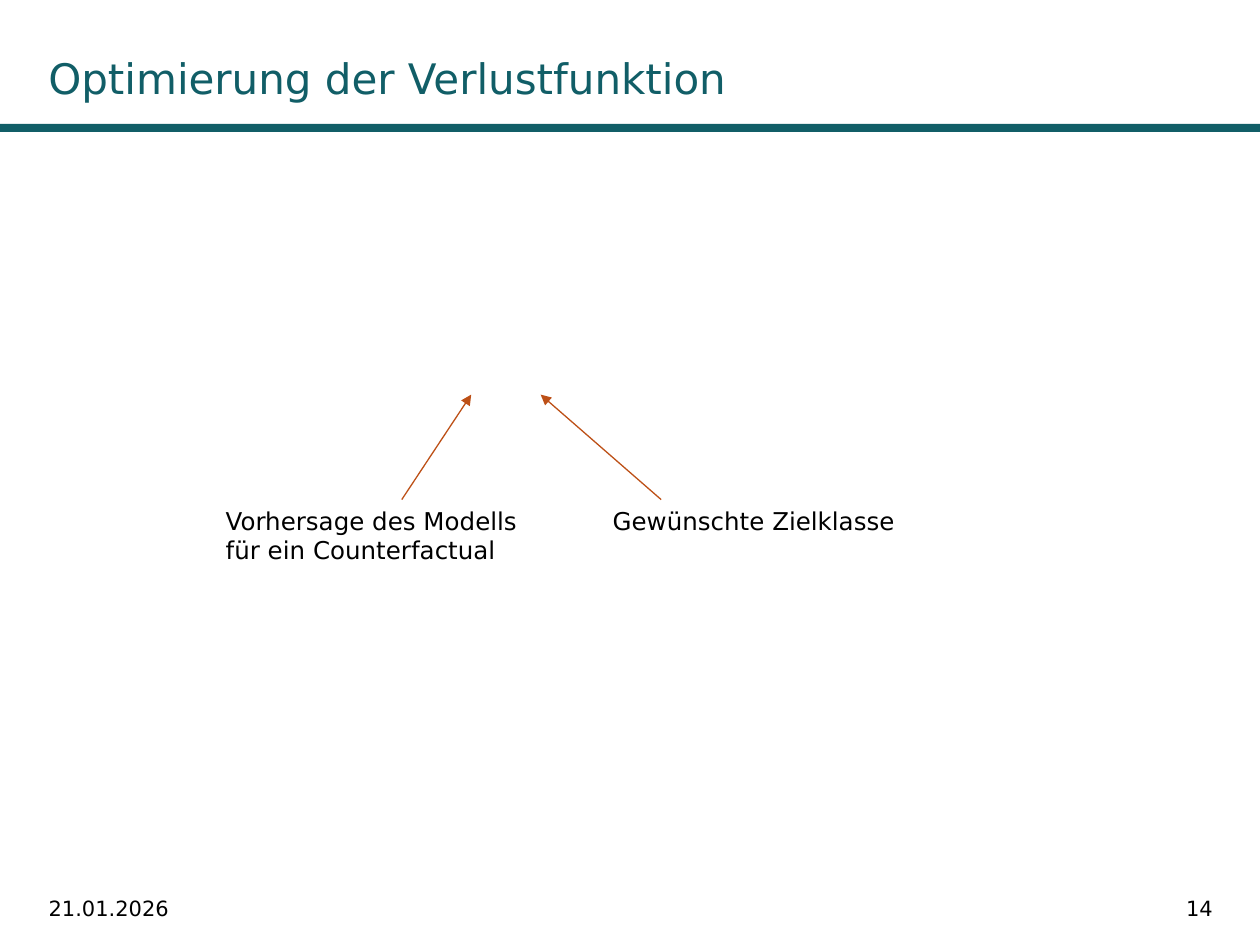
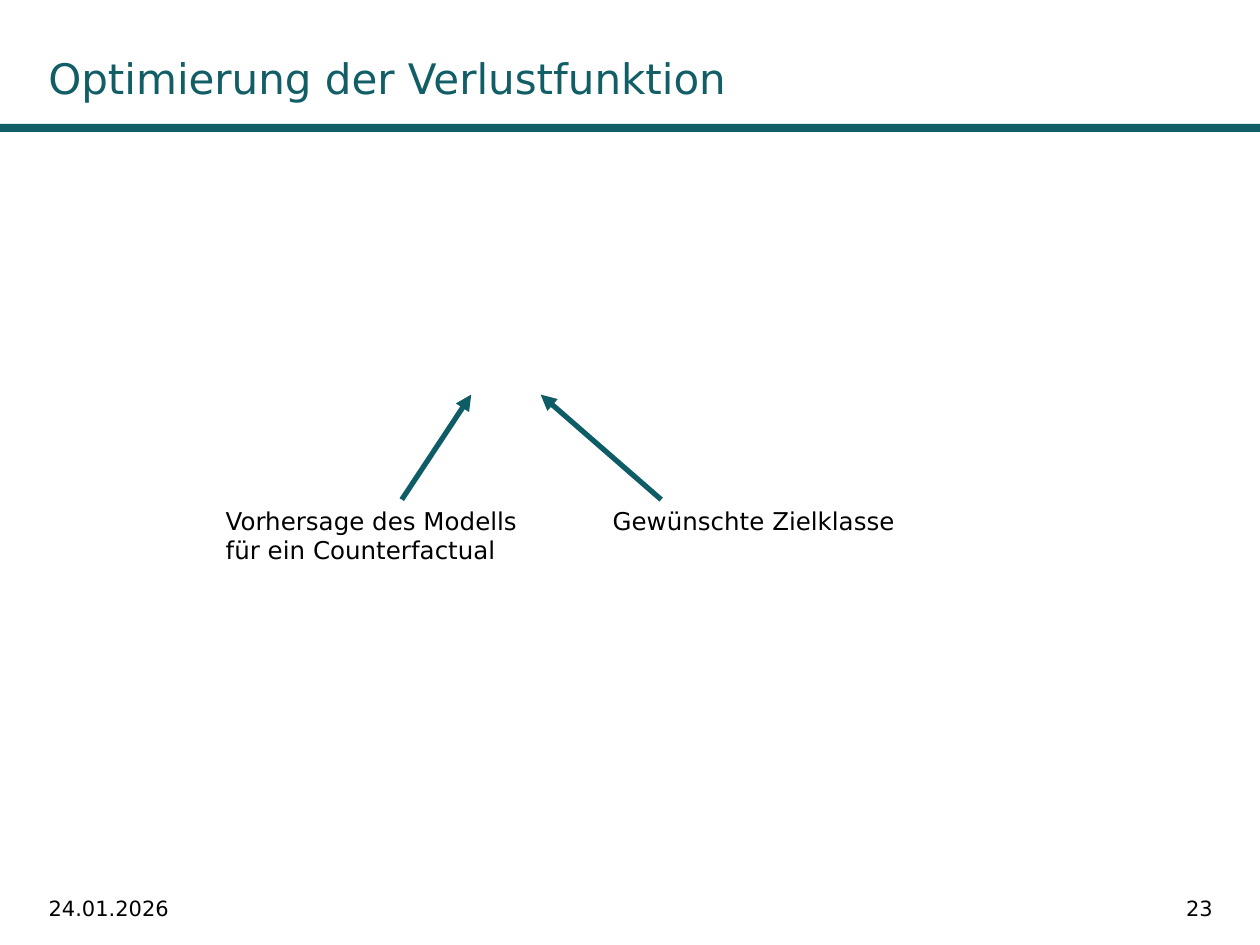
Before and after one commit to fabiw98/Seminar_DICE, a slide deck: slide 23 of Präsentation/DiCE_PowerPoint.potx (slide 14 before the commit). Drawn at 1260x945 pixels with LibreOffice and Linux fonts; fonts in the diff are those of the drawing; grey boxes stand for pictures; background and template pictures are left out. Boxes give left, top, right and bottom in pixels: in the first picture for what was removed or moved away, otherwise in the second. Text is boxed around its words. In the diff, an @@ line names an element or a change of style, - is before the commit and + after.

```diff
--- a/Präsentation/DiCE_PowerPoint.potx
+++ b/Präsentation/DiCE_PowerPoint.potx
@@ arrow (402, 500) - (471, 394): stroke #BE5017 0.75 pt to #0F5E67 3 pt @@
@@ arrow (662, 500) - (541, 394): stroke #BE5017 0.75 pt to #0F5E67 3 pt @@
@@ text at (49,900,169,917): text changed @@
-21.01.2026
+24.01.2026
@@ page number at (1186,900,1213,917): text changed @@
-14
+23
```
Also in this commit, not shown: 34 other slides changed, 38 slides added, 2 slides removed, 3 other files.
